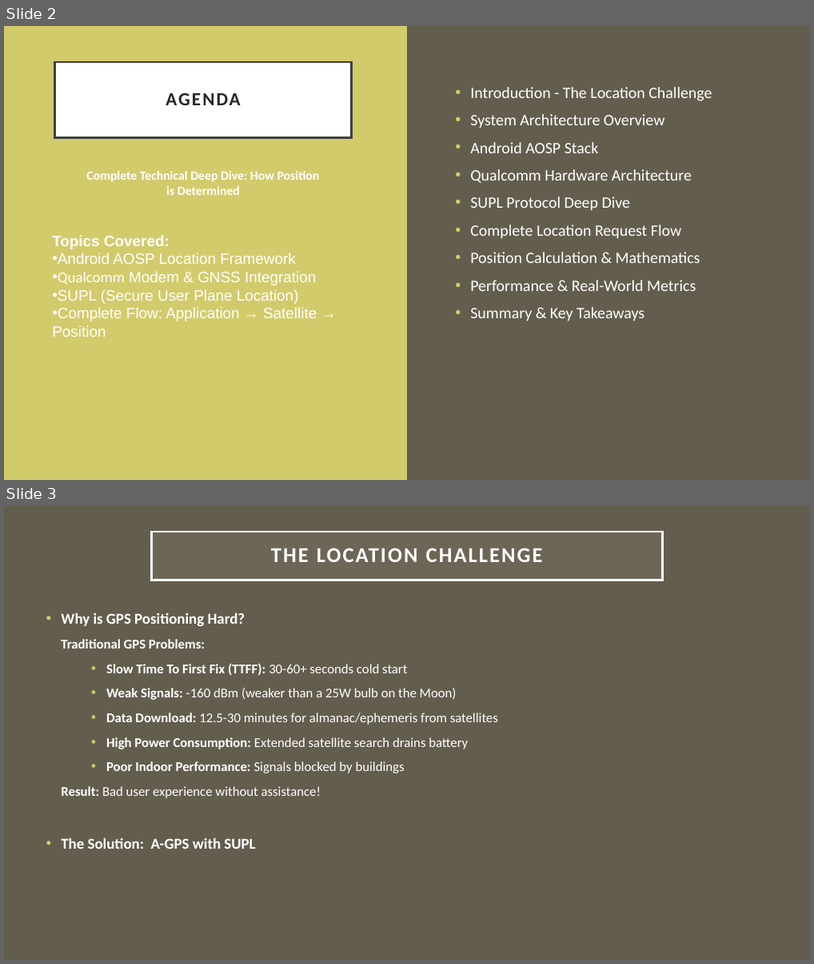
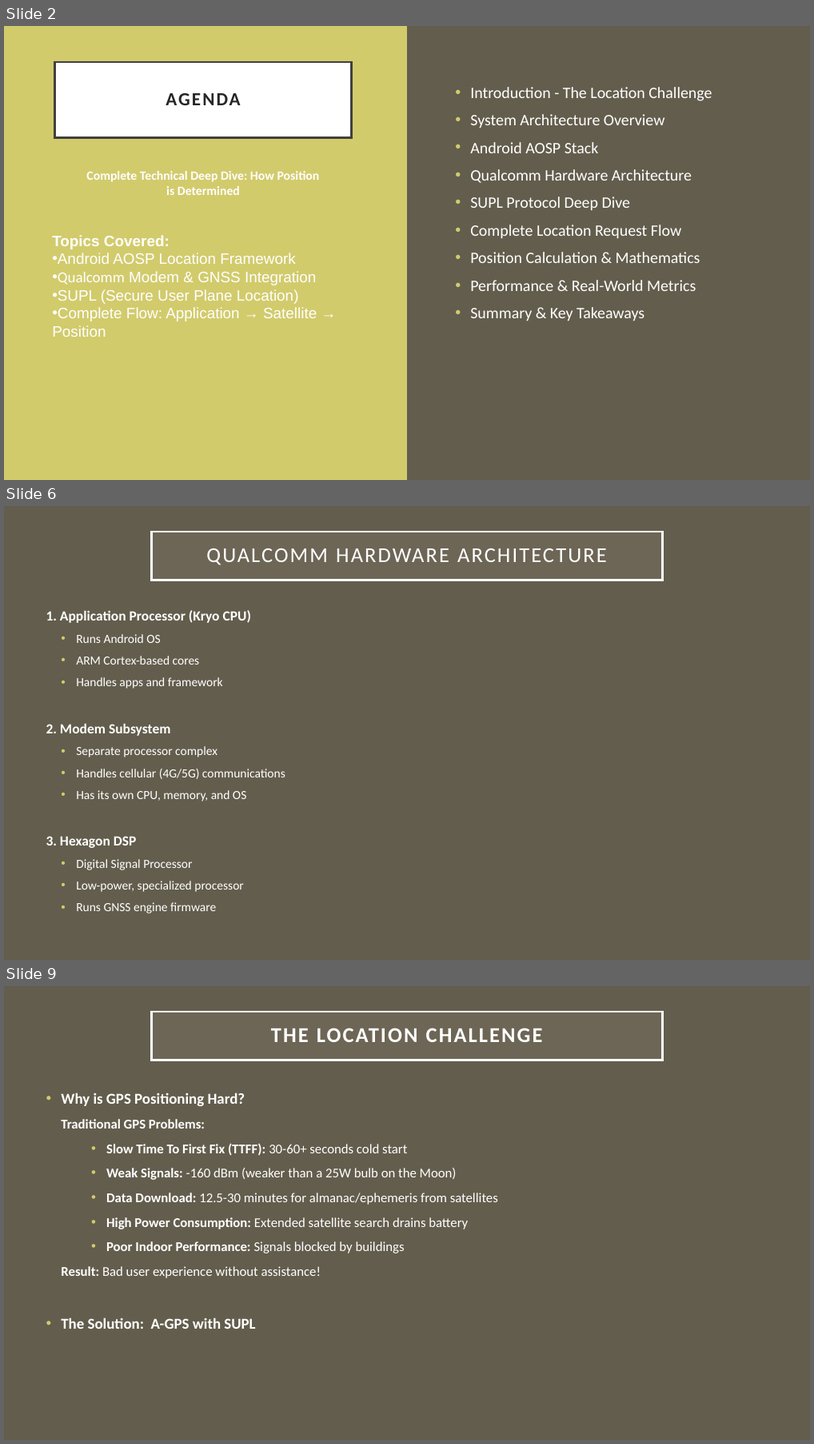
Before and after one commit to arkawick/AndroidPositioningArchitecture, a slide deck: PPT/Android Positioning Architecture Presentation.pptx. Shown one above the other, each under a label of ours: slides 2 and 3 before the commit, slides 2, 6 and 9 after it; the slides between them are not shown. The pictures are 814x964 and 814x1444 pixels, drawn with LibreOffice and Linux fonts; fonts in the diff are those of the drawing. Boxes give left, top, right and bottom in pixels: in the first picture for what was removed or moved away, otherwise in the second. Text is boxed around its words. In the diff, an @@ line names an element or a change of style, - is before the commit and + after.

```diff
--- a/PPT/Android Positioning Architecture Presentation.pptx
+++ b/PPT/Android Positioning Architecture Presentation.pptx
@@ slide 6 added at bbox=[4, 506, 810, 960], background #635D4D @@
@@ title added at bbox=[152, 532, 662, 580], fill #A7A08E at 15% opacity, outline #FFFFFF 2.5 pt, 25.2 pt, text #FFFFFF @@
+QUALCOMM HARDWARE ARCHITECTURE
@@ text added at bbox=[46, 610, 286, 913], 14.8 pt, text #FFFFFF @@
+1. Application Processor (Kryo CPU)
+  • Runs Android OS
+  • ARM Cortex-based cores
+  • Handles apps and framework
+2. Modem Subsystem
+  • Separate processor complex
+  • Handles cellular (4G/5G) communications
+  • Has its own CPU, memory, and OS
+3. Hexagon DSP
+  • Digital Signal Processor
+  • Low-power, specialized processor
+  • Runs GNSS engine firmware
@@ what was slide 3 is now slide 9 @@
```
Also in this commit, not shown: 3 slides changed, 12 other slides added, 3 slides removed.
